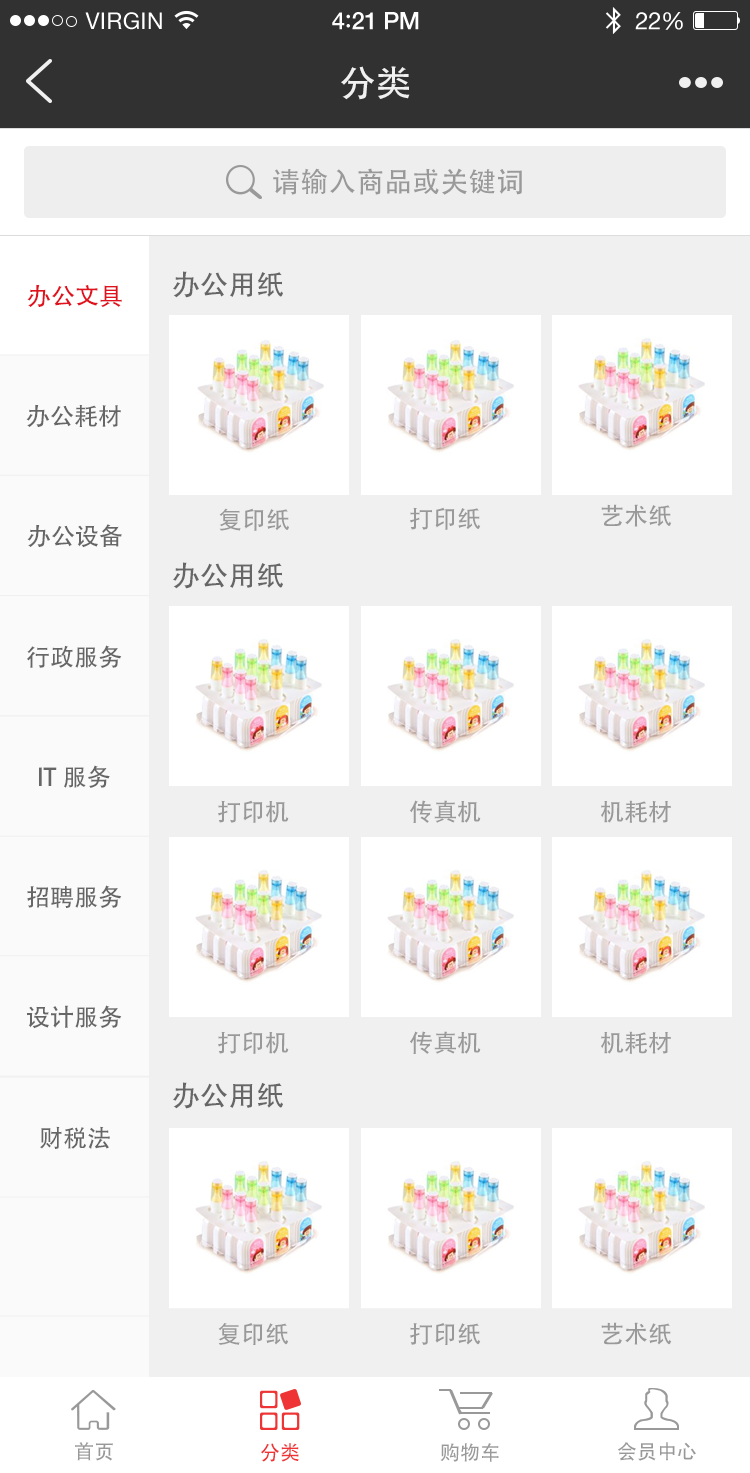
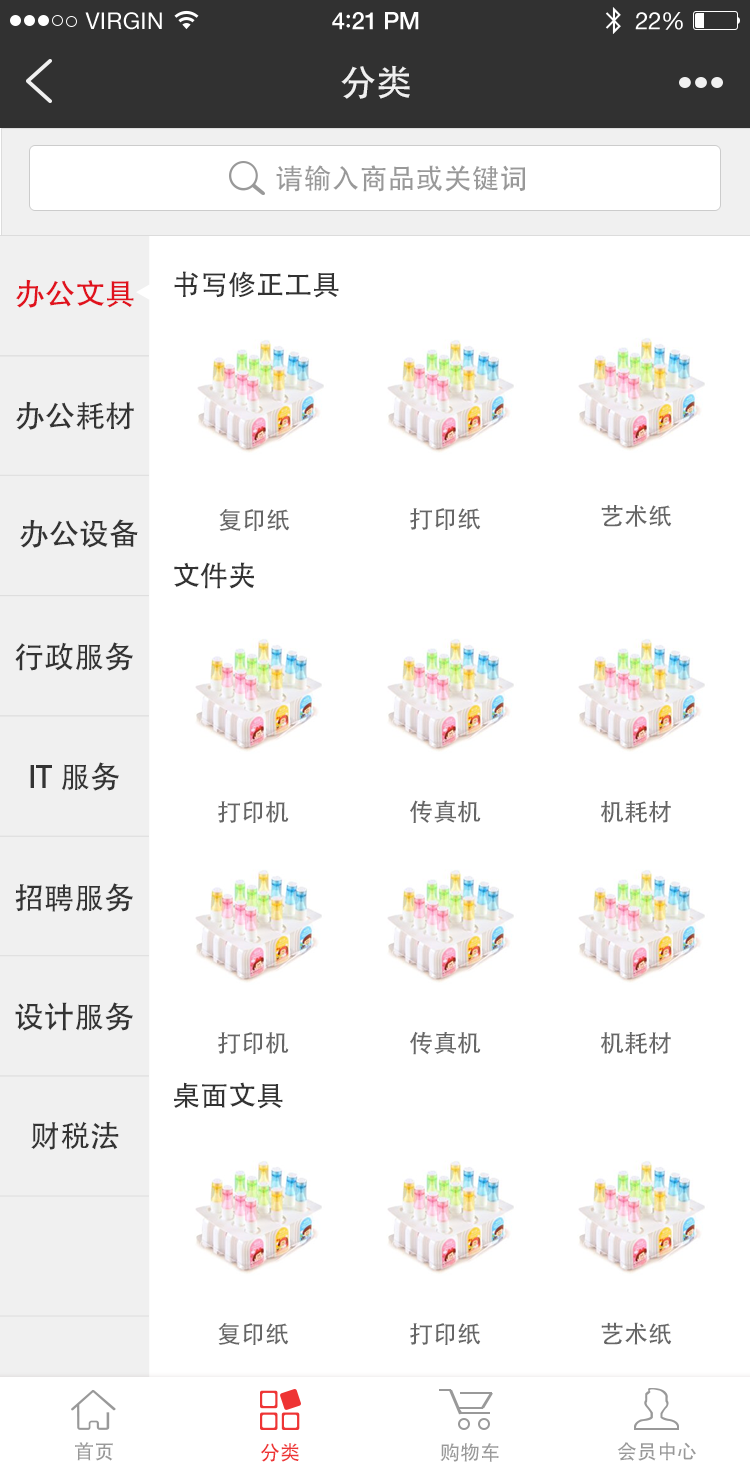
The second 750px x 1473px image is a revision of the first. Changes to its layers:
removed group "关键词" (2 layers) from group "搜索" over [99, 156, 522, 204]
moved "请输入商品或关键词" into group "搜索", painted on it over [273, 165, 525, 195]
"矩形 56": opacity 50% → 100%, painted on it over [24, 146, 726, 218]
painted on "矩形 10 拷贝" over [0, 128, 750, 235]
renamed "办公用纸" to "桌面文具", painted on it over [173, 1082, 283, 1109]
renamed "办公用纸" to "书写修正工具", painted on it over [173, 271, 339, 298]
painted on "矩形 5" over [0, 128, 750, 1377]
moved "侧栏" above "背景" over [0, 236, 149, 1377]
painted on "设计服务" over [15, 1002, 133, 1031]
painted on "招聘服务" over [15, 883, 133, 912]
painted on "行政服务" over [15, 642, 133, 671]
painted on "办公设备" (2nd of 2, in "侧栏") over [20, 519, 138, 548]
painted on "办公耗材" (2nd of 2, in "侧栏") over [16, 401, 134, 430]
painted on "办公文具" over [16, 279, 134, 308]
painted on "矩形 59 拷贝 9" over [0, 1316, 149, 1377]
painted on "矩形 59 拷贝 8" over [0, 1196, 149, 1317]
painted on "矩形 59 拷贝 7" over [0, 1076, 149, 1197]
painted on "矩形 59 拷贝 6" over [0, 956, 149, 1076]
painted on "矩形 59 拷贝 5" over [0, 836, 149, 957]
painted on "矩形 59 拷贝 4" over [0, 716, 149, 836]
painted on "矩形 59 拷贝 3" over [0, 596, 149, 716]
painted on "矩形 59 拷贝 2" over [0, 475, 149, 596]
painted on "矩形 59 拷贝" over [0, 355, 149, 476]
painted on "矩形 59" over [0, 236, 149, 356]
…and 17 more changes (1 moved_by, 16 painted, 1 renamed)
